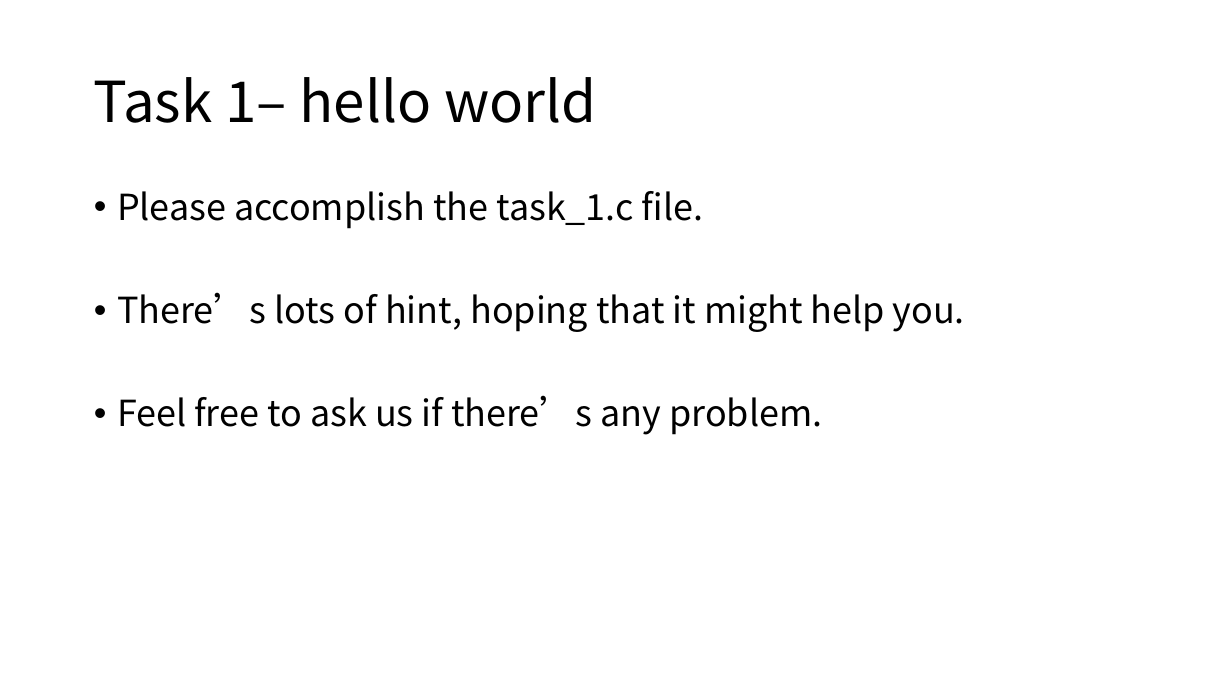
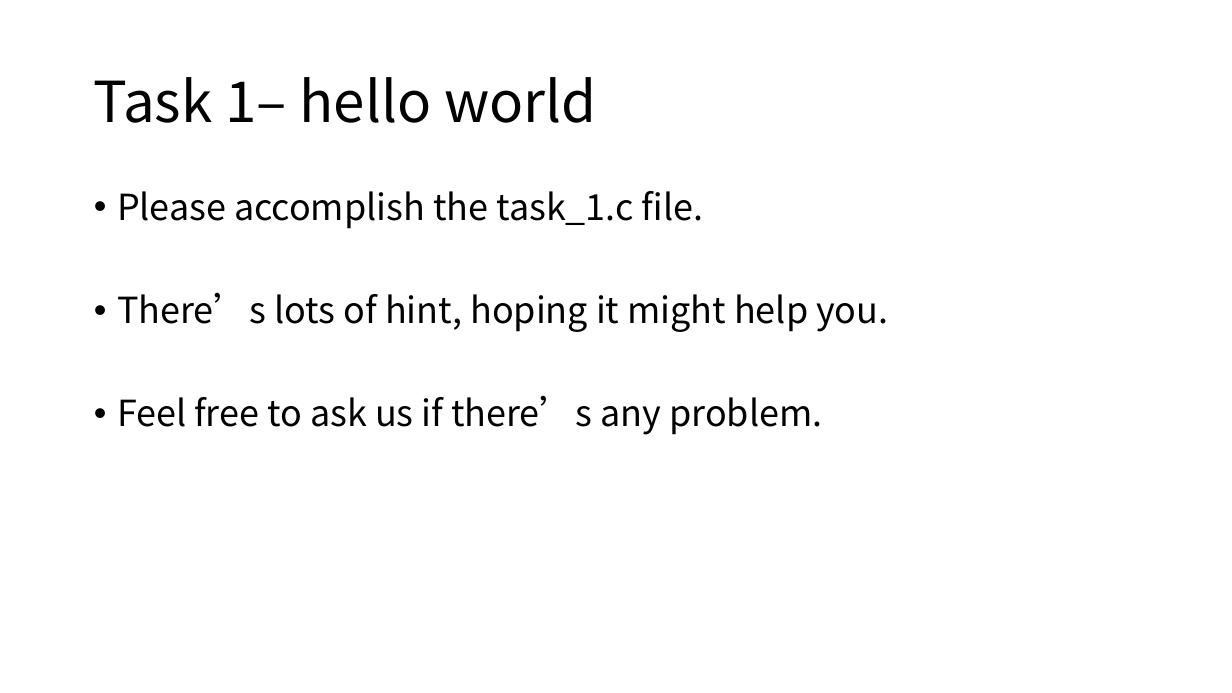
Before and after one commit to arcchang1236/Allegro-5, a slide deck: slide 10 of tutorial/final_proj.pptx. Drawn at 1232x693 pixels with LibreOffice and Linux fonts; fonts in the diff are those of the drawing. Boxes give left, top, right and bottom in pixels: in the first picture for what was removed or moved away, otherwise in the second. Text is boxed around its words. In the diff, an @@ line names an element or a change of style, - is before the commit and + after.

```diff
--- a/tutorial/final_proj.pptx
+++ b/tutorial/final_proj.pptx
@@ text at box(117, 292, 888, 332): text changed @@
-• There’s lots of hint, hoping that it might help you.
+• There’s lots of hint, hoping it might help you.
```
Also in this commit, not shown: 10 other slides changed, 3 slides added, 6 other files.
